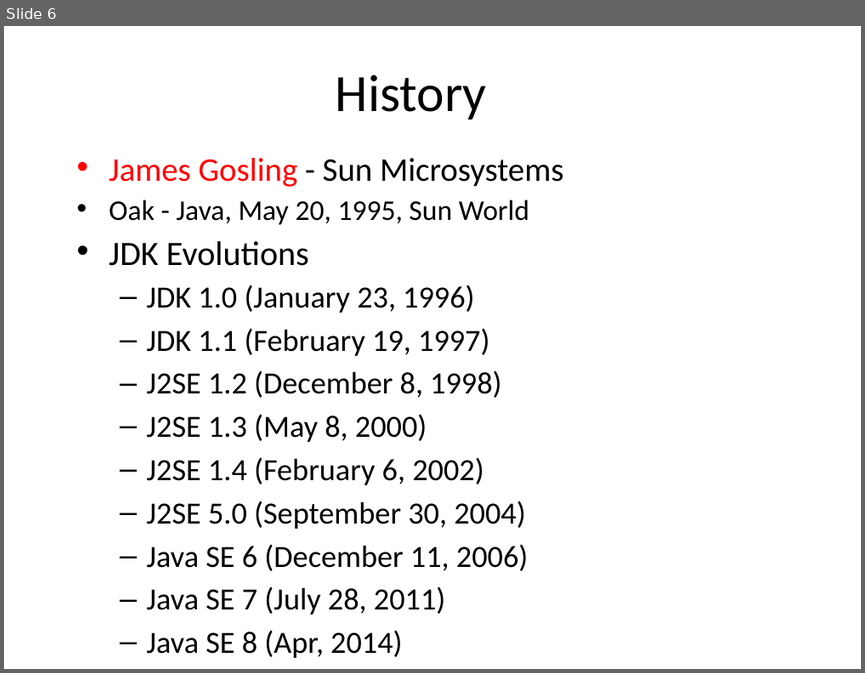
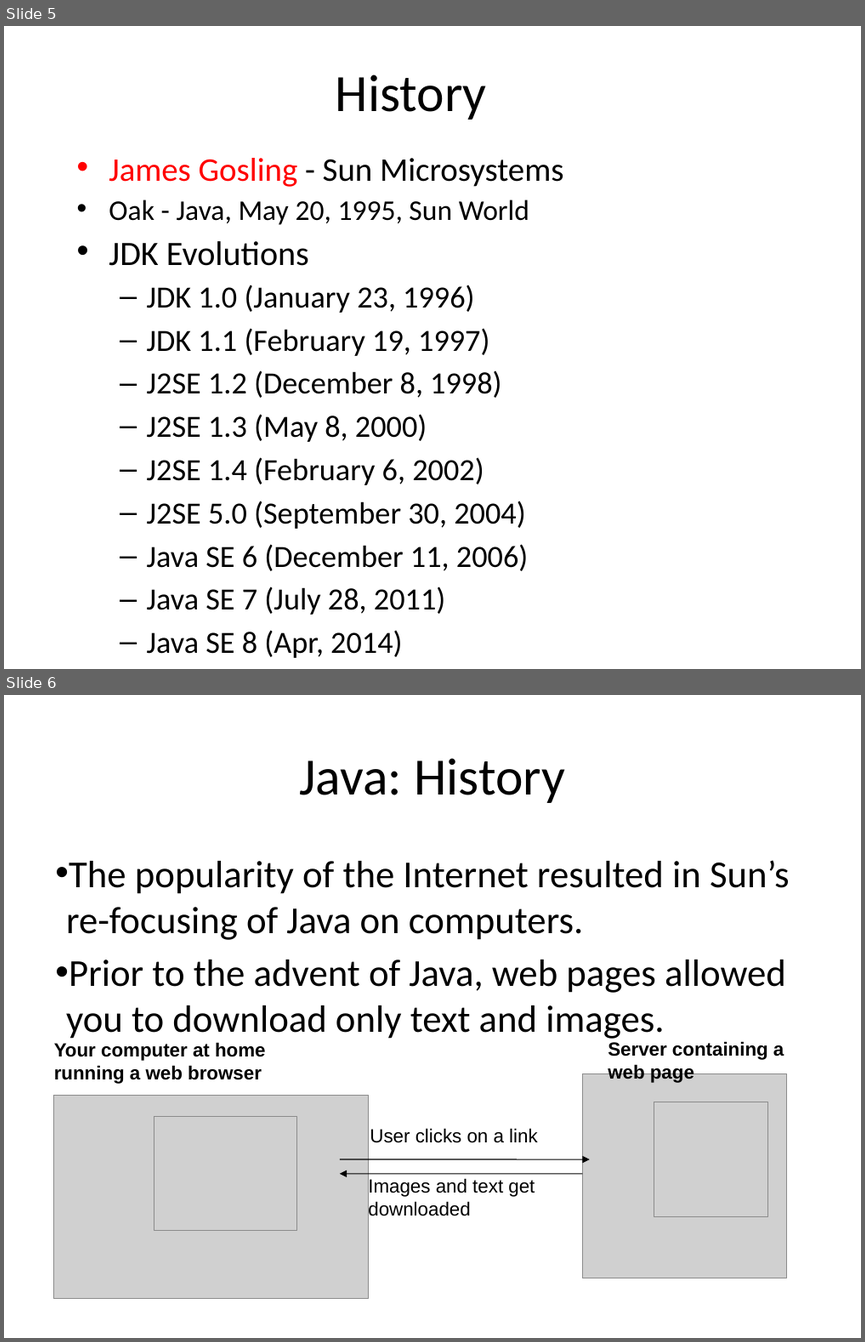
Before and after one commit to kchhipa4u/core-java-step-by-step, a slide deck: src/introduction/introductiontojava.pptx. Shown one above the other, each under a label of ours: slide 6 before the commit, slides 5 and 6 after it. The pictures are 865x673 and 865x1342 pixels, drawn with LibreOffice and Linux fonts; fonts in the diff are those of the drawing; grey boxes stand for pictures. Boxes give left, top, right and bottom in pixels: in the first picture for what was removed or moved away, otherwise in the second. Text is boxed around its words. In the diff, an @@ line names an element or a change of style, - is before the commit and + after.

```diff
--- a/src/introduction/introductiontojava.pptx
+++ b/src/introduction/introductiontojava.pptx
@@ slide 6 added at [4, 695, 861, 1338], background #FFFFFF @@
@@ title added at [299, 758, 565, 803], 44 pt, text #000000 @@
+Java: History
@@ text added at [66, 860, 789, 1038], 32 pt, text #000000 @@
+• The popularity of the Internet resulted in Sun’s re-focusing of Java on computers.
+• Prior to the advent of Java, web pages allowed you to download only text and images.
@@ text added at [54, 1042, 266, 1083], 16 pt, text #000000, bold @@
+Your computer at home running a web browser
@@ text added at [608, 1041, 783, 1083], 16 pt, text #000000, bold @@
+Server containing a
+web page
@@ picture added at [582, 1074, 787, 1278] @@
@@ picture added at [53, 1095, 368, 1299] @@
@@ picture added at [653, 1102, 767, 1216] @@
@@ picture added at [154, 1117, 297, 1231] @@
@@ picture added at [160, 1123, 296, 1223] @@
@@ text added at [370, 1128, 538, 1143], 16 pt, text #000000 @@
+User clicks on a link
@@ arrow added from (340, 1159) to (589, 1159), #000000 0.75 pt @@
@@ arrow added from (582, 1173) to (340, 1173), #000000 0.75 pt @@
@@ text added at [368, 1177, 534, 1219], 16 pt, text #000000 @@
+Images and text get downloaded
@@ what was slide 6 is now slide 5 @@
```
Also in this commit, not shown: 1 slide changed, 16 other slides added.
